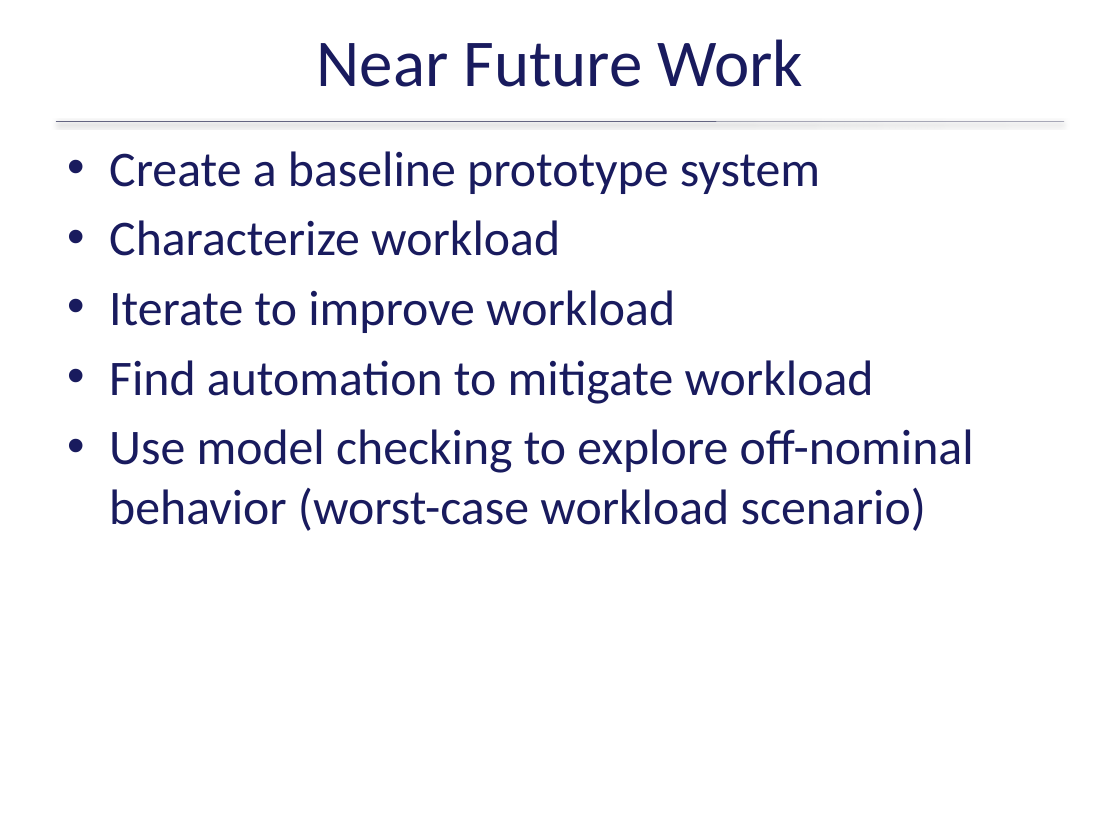
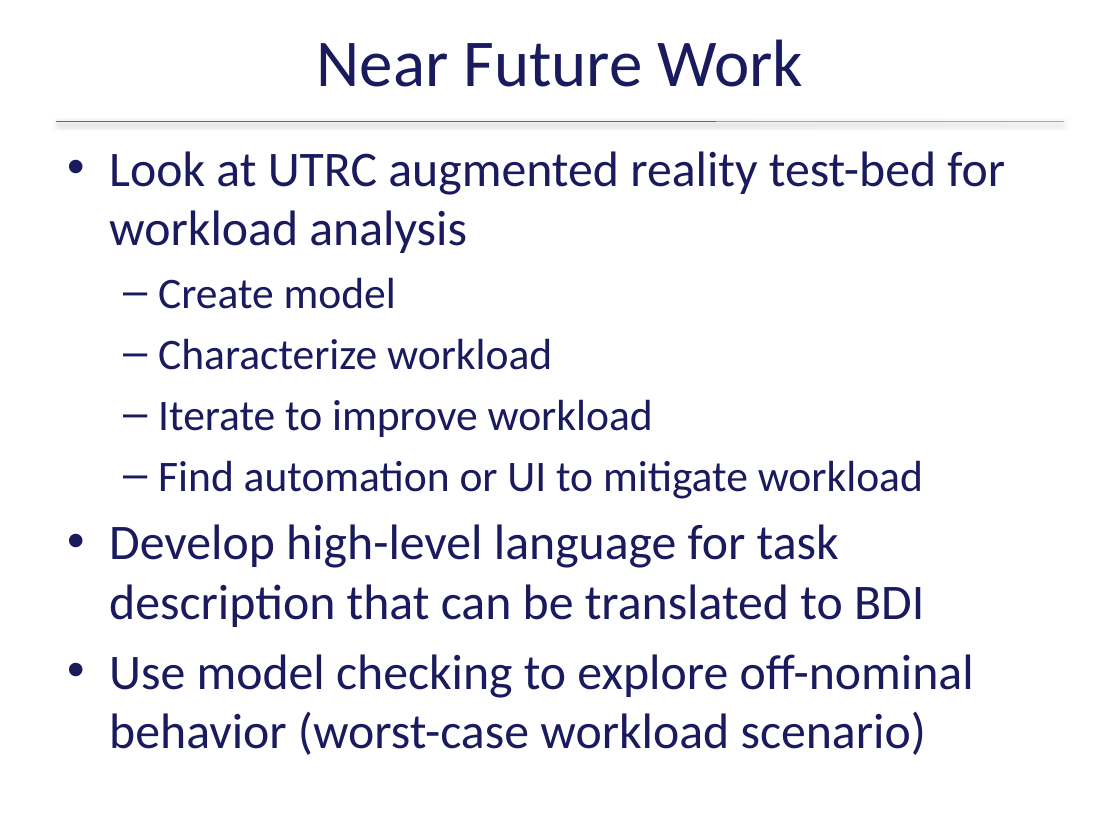
Before and after one commit to ericmercer/workload, a slide deck: slide 74 of publications_and_presentations/BYU13-03-Operator-Workload-Feb-2015.pptx. Drawn at 1120x840 pixels with LibreOffice and Linux fonts; fonts in the diff are those of the drawing; background and template pictures are left out. Boxes give left, top, right and bottom in pixels: in the first picture for what was removed or moved away, otherwise in the second. Text is boxed around its words. In the diff, an @@ line names an element or a change of style, - is before the commit and + after.

Commit message:
Updated future work

```diff
--- a/publications_and_presentations/BYU13-03-Operator-Workload-Feb-2015.pptx
+++ b/publications_and_presentations/BYU13-03-Operator-Workload-Feb-2015.pptx
@@ text at box(109, 151, 1005, 309): text changed @@
-• Create a baseline prototype system
+• Look at UTRC augmented reality test-bed for workload analysis
+  – Create model
@@ text at box(158, 338, 653, 437): size 32 to 28 pt in "Characterize workload", "Iterate to improve workload"; bullet • to –; list level 1 to 2 in "Characterize workload"; list level 1 to 2 in "Iterate to improve workload" @@
@@ text at box(109, 460, 924, 627): text changed @@
-• Find automation to mitigate workload
+  – Find automation or UI to mitigate workload
+• Develop high-level language for task description that can be translated to BDI
```
Also in this commit, not shown: 1 other slide changed.
